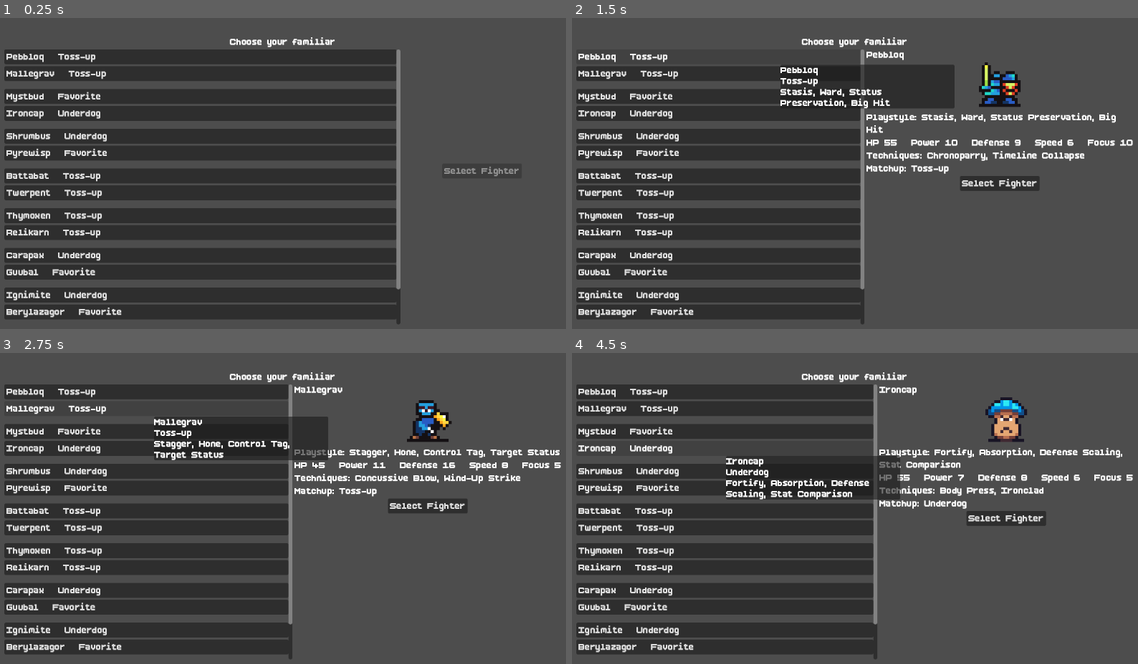
Above: before the commit, frames 1-4 (two rows, left to right).
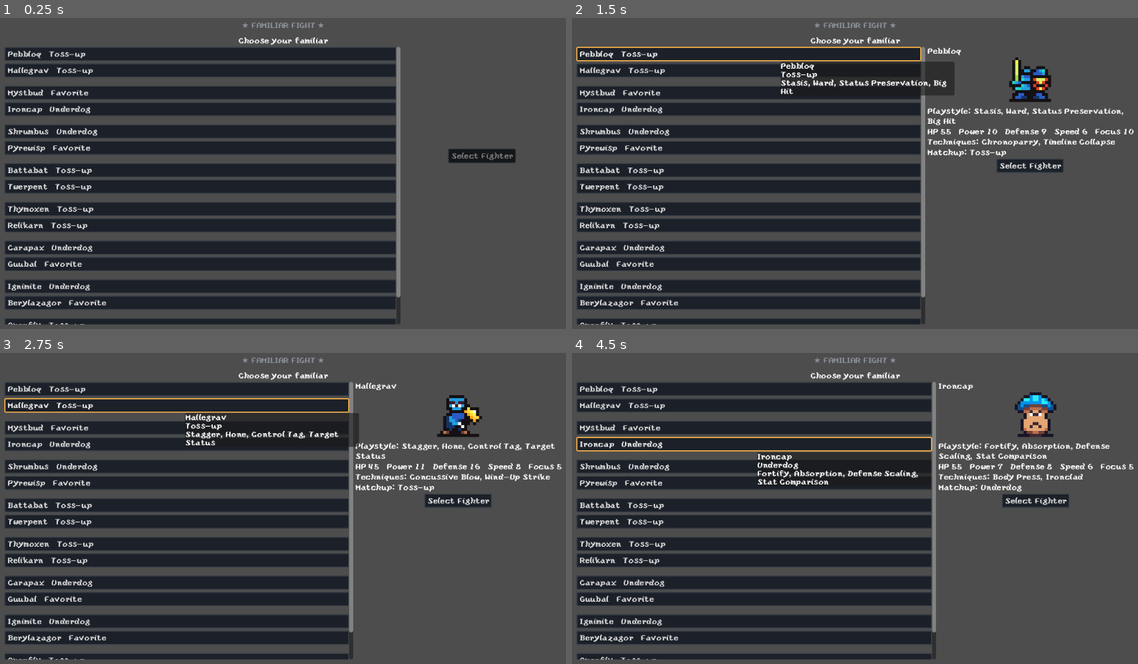
Above: after the commit, the same moments.

Repository: almazancameron/polygonal-pugilists
Game: Godot game, scene res://scenes/battle.tscn
Two runs of this game, one before a commit and one after it. Both use one fixed random seed, a clock stepped at 60 frames per second and the inputs below.
Inputs:
- Up to frame 1 (0.25 s): no input
- Up to frame 2 (1.5 s): click "Pebbloq Toss-up" at 0.5 s; click "Pebbloq Toss-up" at 1.25 s
- Up to frame 3 (2.75 s): click "Mallegrav Toss-up" at 2 s
- Up to frame 4 (4.5 s): click "Mystbud Favorite" at 2.75 s; click "Pebbloq Toss-up" at 3.5 s; click "Ironcap Underdog" at 4.25 s

The runs differ from the first frame. In frame 1, 32% of the frame differs, in the area x 0-92%, y 1-99%; in frame 2, 37%; in frame 3, 37%; in frame 4, 38%, in the area x 0-100%, y 1-99%.

Commit message:
feat: validate the visual Foundation on the Game Over screen
Restructures GameOverPanel: the original VBoxContainer becomes
"Content" nested inside a new outer Control, with a FramedPanel
background behind it and TitleBanner added to the scene root. The
whole scene now uses the shared Theme.

Also fixes two real bugs this surfaced:
- project.godot's theme/custom was never actually pointed at
  pixel_pugilists.tres -- it pointed at an older, unrelated theme
  (button_font.tres), so the Task 1-5 Theme work had no project-wide
  effect until now.
- A hardcoded button.theme override (add_choice_button) and
  SpeedToggleButton's own scene-level theme override both pinned to
  that same stale button_font.tres, bypassing the shared Theme.
- Content's leftover visible=false (from when it was the top-level
  GameOverPanel node) left Game Over's message/button invisible after
  the restructure, since battle_controller.gd's visibility toggle now
  only touches the new outer wrapper.

Co-Authored-By: Claude Sonnet 5 <noreply@anthropic.com>

Diff:
--- a/assets/themes/pixel_pugilists.tres
+++ b/assets/themes/pixel_pugilists.tres
@@ -1,6 +1,6 @@
-[gd_resource type="Theme" format=3]
+[gd_resource type="Theme" format=3 uid="uid://bjpkk4s7s64ve"]
 
-[ext_resource type="FontFile" path="res://assets/fonts/yoster.ttf" id="1_duftc"]
+[ext_resource type="FontFile" uid="uid://dx5mcc8hoc7sk" path="res://assets/fonts/yoster.ttf" id="1_duftc"]
 
 [sub_resource type="StyleBoxFlat" id="StyleBoxFlat_nk1x1"]
 content_margin_left = 6.0
--- a/project.godot
+++ b/project.godot
@@ -30,7 +30,7 @@
 [gui]
 
 timers/tooltip_delay_sec=0.15
-theme/custom="uid://hkf2bxrjlau4"
+theme/custom="uid://bjpkk4s7s64ve"
 
 [physics]
 
--- a/scenes/battle.tscn
+++ b/scenes/battle.tscn
@@ -1,6 +1,7 @@
 [gd_scene format=3 uid="uid://dgnd4w5q8qf4g"]
 
 [ext_resource type="Script" uid="uid://bm15uleb46vhy" path="res://scripts/battle_controller.gd" id="1_battle"]
+[ext_resource type="Theme" uid="uid://bjpkk4s7s64ve" path="res://assets/themes/pixel_pugilists.tres" id="1_uq7we"]
 [ext_resource type="Resource" uid="uid://bygb7mye4bqe8" path="res://resources/familiars/twerpent.tres" id="2_6vh42"]
 [ext_resource type="Resource" uid="uid://gwt6fu5ghk3n" path="res://resources/familiars/pyrewisp.tres" id="2_i3fbd"]
 [ext_resource type="Script" uid="uid://cy44cok5wjn5a" path="res://scripts/combat_log.gd" id="2_log"]
@@ -35,7 +36,6 @@
 [ext_resource type="Resource" uid="uid://qnv81ygkrnlg" path="res://resources/techniques/body_press.tres" id="18_cqddr"]
 [ext_resource type="PackedScene" uid="uid://dpyyw5wn1lcwg" path="res://scenes/tooltip_layer.tscn" id="18_fpf3k"]
 [ext_resource type="Resource" uid="uid://c6hthsb3h2731" path="res://resources/bosses/final_boss_stub.tres" id="19_d2g17"]
-[ext_resource type="Theme" uid="uid://hkf2bxrjlau4" path="res://assets/themes/button_font.tres" id="19_p0caf"]
 [ext_resource type="Resource" uid="uid://yg7leamrvquj" path="res://resources/techniques/chronoparry.tres" id="19_qnn43"]
 [ext_resource type="Resource" uid="uid://c4thhx5mgbves" path="res://resources/techniques/concussive_blow.tres" id="20_d2g17"]
 [ext_resource type="Resource" uid="uid://sxfm5dp2hyac" path="res://resources/techniques/corrosive_ooze.tres" id="21_uq7we"]
@@ -86,6 +86,7 @@
 [ext_resource type="Resource" uid="uid://d1w06igu0adrp" path="res://resources/passives/venomous_rhythm.tres" id="65_yb105"]
 [ext_resource type="PackedScene" uid="uid://vjdrxuhv1ynl" path="res://scenes/priority_builder/priority_builder.tscn" id="76_1w6ws"]
 [ext_resource type="Script" uid="uid://reqqbounkxb5" path="res://scripts/bracket/bracket_screen.gd" id="85_cqddr"]
+[ext_resource type="Script" uid="uid://cvo873bi5qd0q" path="res://scripts/ui/framed_panel.gd" id="88_hauko"]
 
 [sub_resource type="PlaceholderTexture2D" id="PlaceholderTexture2D_6vh42"]
 
@@ -122,6 +123,7 @@
 anchor_bottom = 1.0
 grow_horizontal = 2
 grow_vertical = 2
+theme = ExtResource("1_uq7we")
 script = ExtResource("1_battle")
 full_roster = Array[ExtResource("2_rrh2e")]([ExtResource("2_i3fbd"), ExtResource("3_rrh2e"), ExtResource("4_cqddr"), Ex …(313 unchanged characters)…
 final_boss = ExtResource("19_d2g17")
@@ -240,7 +242,7 @@
 offset_right = -16.0
 offset_bottom = 48.0
 grow_horizontal = 0
-theme = ExtResource("19_p0caf")
+theme = ExtResource("1_uq7we")
 text = "1x"
 
 [node name="StatUpgradePanel" type="VBoxContainer" parent="." unique_id=1661631153]
@@ -342,28 +344,6 @@
 visible = false
 layout_mode = 1
 
-[node name="GameOverPanel" type="VBoxContainer" parent="." unique_id=424323279]
-visible = false
-layout_mode = 1
-anchors_preset = 10
-anchor_right = 1.0
-offset_left = 16.0
-offset_top = 150.0
-offset_right = -16.0
-offset_bottom = 590.0
-grow_horizontal = 2
-alignment = 1
-
-[node name="MessageLabel" type="Label" parent="GameOverPanel" unique_id=1387639829]
-layout_mode = 2
-text = "Game Over"
-horizontal_alignment = 1
-
-[node name="RestartButton" type="Button" parent="GameOverPanel" unique_id=545872067]
-layout_mode = 2
-size_flags_horizontal = 4
-text = "Restart"
-
 [node name="BeginCombatPanel" type="VBoxContainer" parent="." unique_id=1121647803]
 visible = false
 layout_mode = 0
@@ -465,3 +445,48 @@
 layout_mode = 2
 size_flags_horizontal = 4
 text = "Continue"
+
+[node name="GameOverPanel" type="Control" parent="." unique_id=1048520037]
+layout_mode = 1
+anchors_preset = 10
+anchor_right = 1.0
+offset_left = 16.0
+offset_top = 150.0
+offset_right = -16.0
+offset_bottom = 590.0
+
+[node name="Background" type="Control" parent="GameOverPanel" unique_id=829935797]
+layout_mode = 1
+anchors_preset = 15
+anchor_right = 1.0
+anchor_bottom = 1.0
+mouse_filter = 2
+script = ExtResource("88_hauko")
+
+[node name="Content" type="VBoxContainer" parent="GameOverPanel" unique_id=424323279]
+layout_mode = 1
+anchors_preset = 15
+anchor_right = 1.0
+anchor_bottom = 1.0
+grow_horizontal = 2
+alignment = 1
+
+[node name="MessageLabel" type="Label" parent="GameOverPanel/Content" unique_id=1387639829]
+layout_mode = 2
+text = "Game Over"
+horizontal_alignment = 1
+
+[node name="RestartButton" type="Button" parent="GameOverPanel/Content" unique_id=545872067]
+layout_mode = 2
+size_flags_horizontal = 4
+text = "Restart"
+
+[node name="TitleBanner" type="Label" parent="." unique_id=773084411]
+layout_mode = 1
+anchors_preset = 10
+anchor_right = 1.0
+offset_top = 8.0
+offset_bottom = 28.0
+theme_override_colors/font_color = Color(0.541, 0.561, 0.596, 1)
+text = "★ FAMILIAR FIGHT ★"
+horizontal_alignment = 1
--- a/scripts/battle_controller.gd
+++ b/scripts/battle_controller.gd
@@ -103,9 +103,9 @@
 
 @onready var priority_builder: PriorityBuilder = $PriorityBuilder
 
-@onready var game_over_panel: VBoxContainer = $GameOverPanel
-@onready var game_over_message_label: Label = $GameOverPanel/MessageLabel
-@onready var restart_button: Button = $GameOverPanel/RestartButton
+@onready var game_over_panel: Control = $GameOverPanel
+@onready var game_over_message_label: Label = $GameOverPanel/Content/MessageLabel
+@onready var restart_button: Button = $GameOverPanel/Content/RestartButton
 
 @onready var begin_combat_panel: VBoxContainer = $BeginCombatPanel
 @onready var begin_combat_message_label: Label = $BeginCombatPanel/MessageLabel
@@ -364,7 +364,6 @@
 	var button := Button.new()
 	button.text = label
 	button.size_flags_horizontal = Control.SIZE_EXPAND_FILL
-	button.theme = preload("res://assets/themes/button_font.tres")
 	if tooltip != "":
 		button.mouse_entered.connect(func() -> void: tooltip_layer.hover_started(button, tooltip))
 		button.mouse_exited.connect(func() -> void: tooltip_layer.hover_ended(button))
